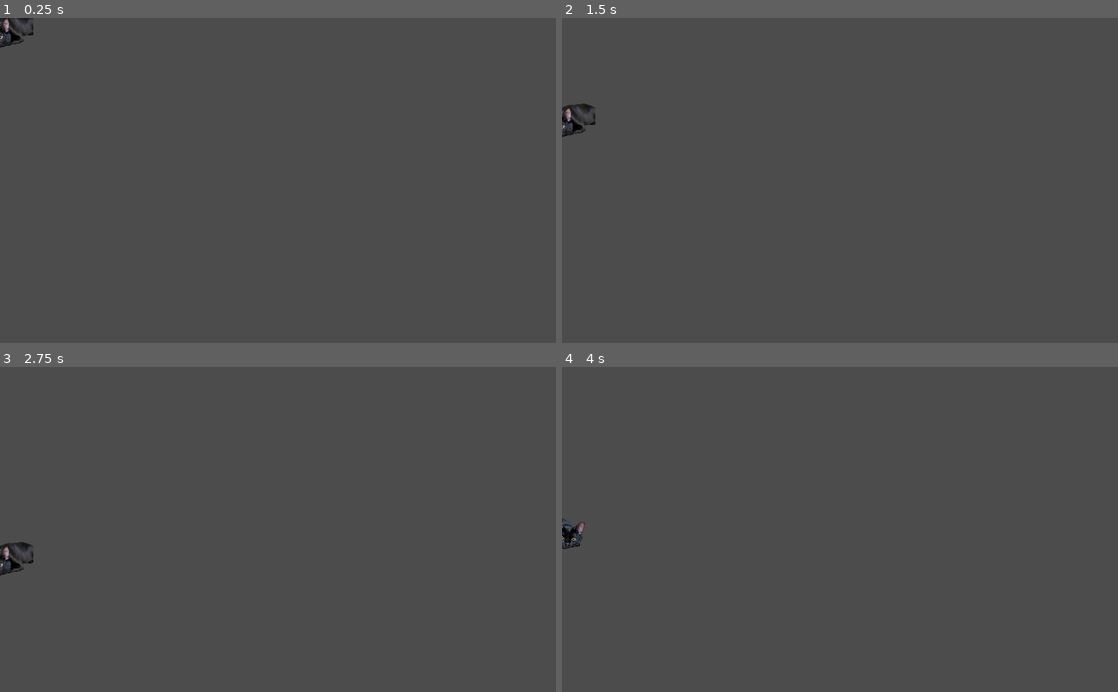
Above: before the commit, frames 1-4 (two rows, left to right).
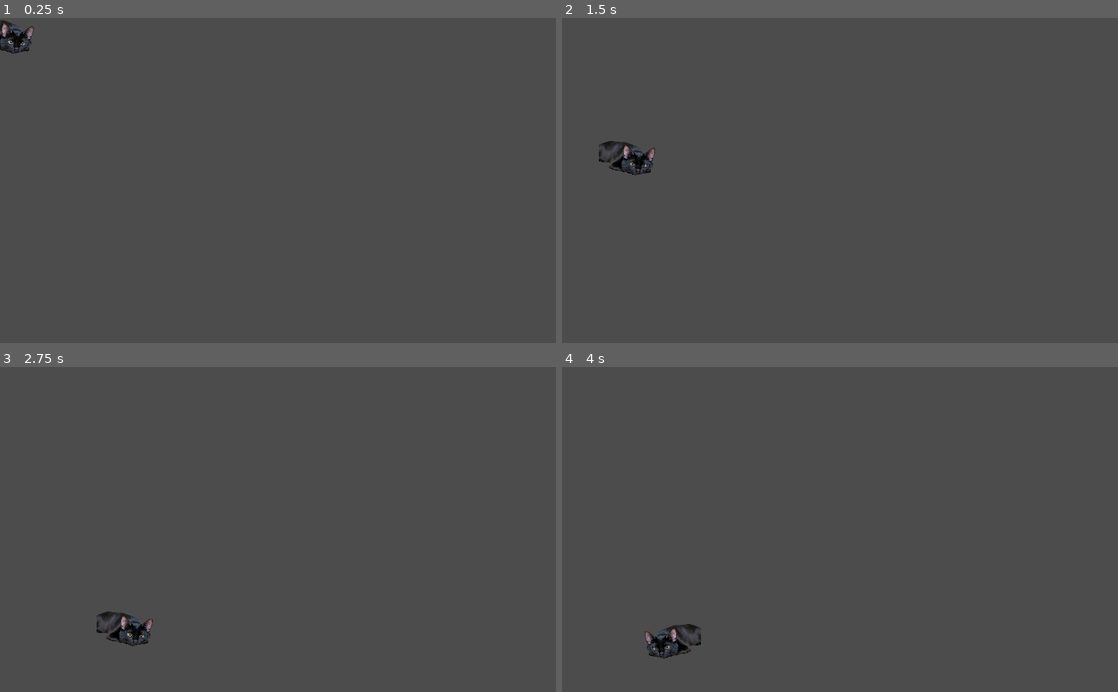
Above: after the commit, the same moments.

Repository: Baidadan67/Save-Wandering-Cats-Meow
Game: Godot game, scene res://indoorcats.tscn
Same seed, same stepped clock (60 frames per second), same inputs: the game is played once before the commit and once after it. This scene is started directly instead of the project's main scene.
Inputs:
- Up to frame 1 (0.25 s): no input
- Up to frame 2 (1.5 s): no input
- Up to frame 3 (2.75 s): no input
- Up to frame 4 (4 s): no input

The runs differ from the first frame. In frame 1, 0.4% of the frame differs, in the area x 0-7%, y 0-11%; in frame 2, 0.9%, in the area x 0-17%, y 26-49%; in frame 3, 0.9%; in frame 4, 0.8%.

Commit message:
Update indoorcats.gd

Diff:
--- a/project/indoorcats.gd
+++ b/project/indoorcats.gd
@@ -21,6 +21,9 @@
 # Called every frame. 'delta' is the elapsed time since the previous frame.
 func _process(delta):
 	 # The player's movement vector.
+	if position.x == 0 or position.x == screen_size.x or position.y == 0 or position.y == screen_size.y:
+		velocity.x = rng.randf_range(-1.0,1.0)
+		velocity.y = rng.randf_range(-1.0,1.0)
 	if frame_count <= 0:
 		velocity.x = rng.randf_range(-1.0,1.0)
 		velocity.y = rng.randf_range(-1.0,1.0)
@@ -36,6 +39,8 @@
 	else:
 		$AnimatedSprite.stopp()
 	position += velocity * delta
+
+
 	position.x = clamp(position.x, 0, screen_size.x)
 	position.y = clamp(position.y, 0, screen_size.y)
 	if velocity.x < 0:
